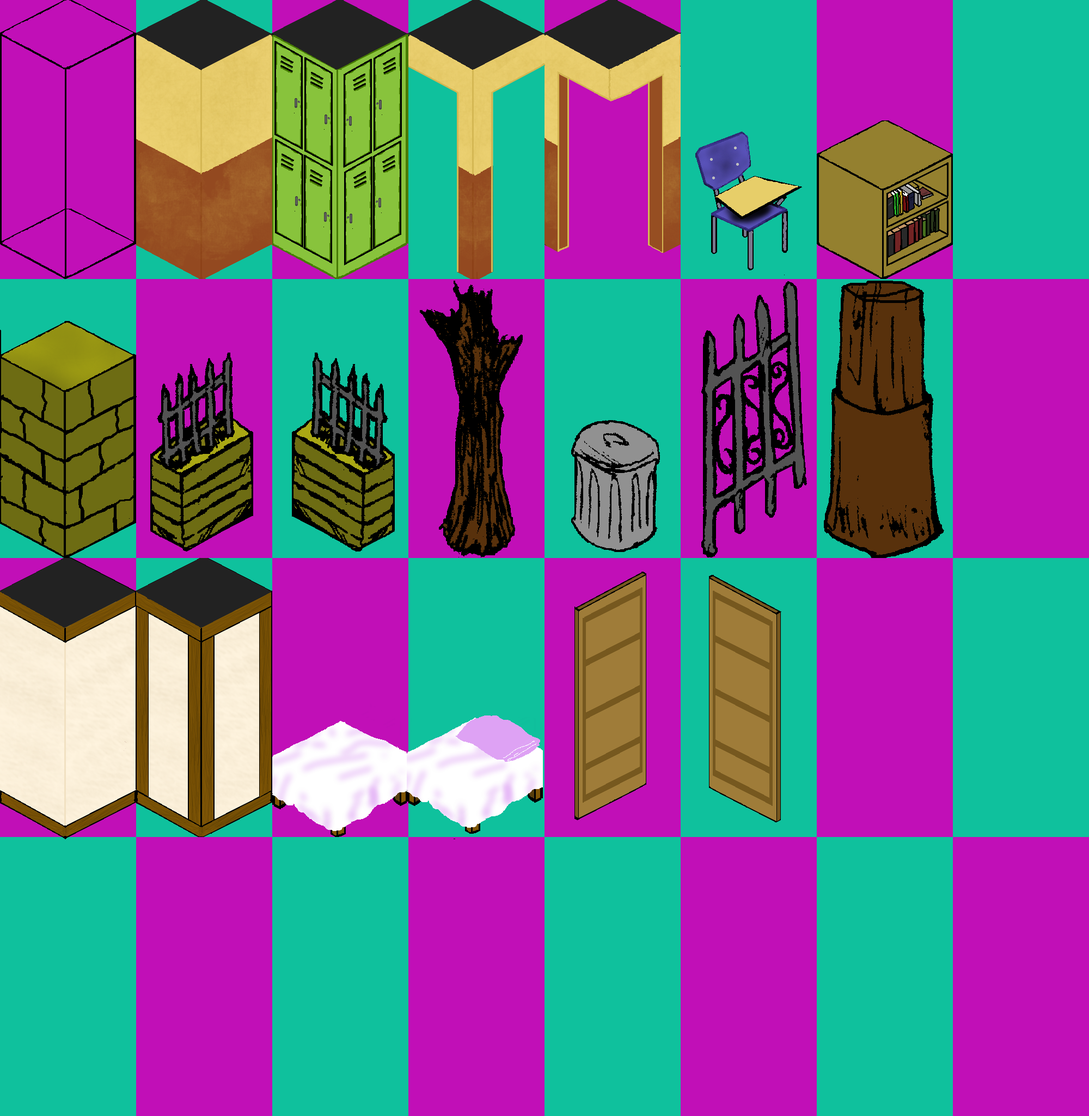
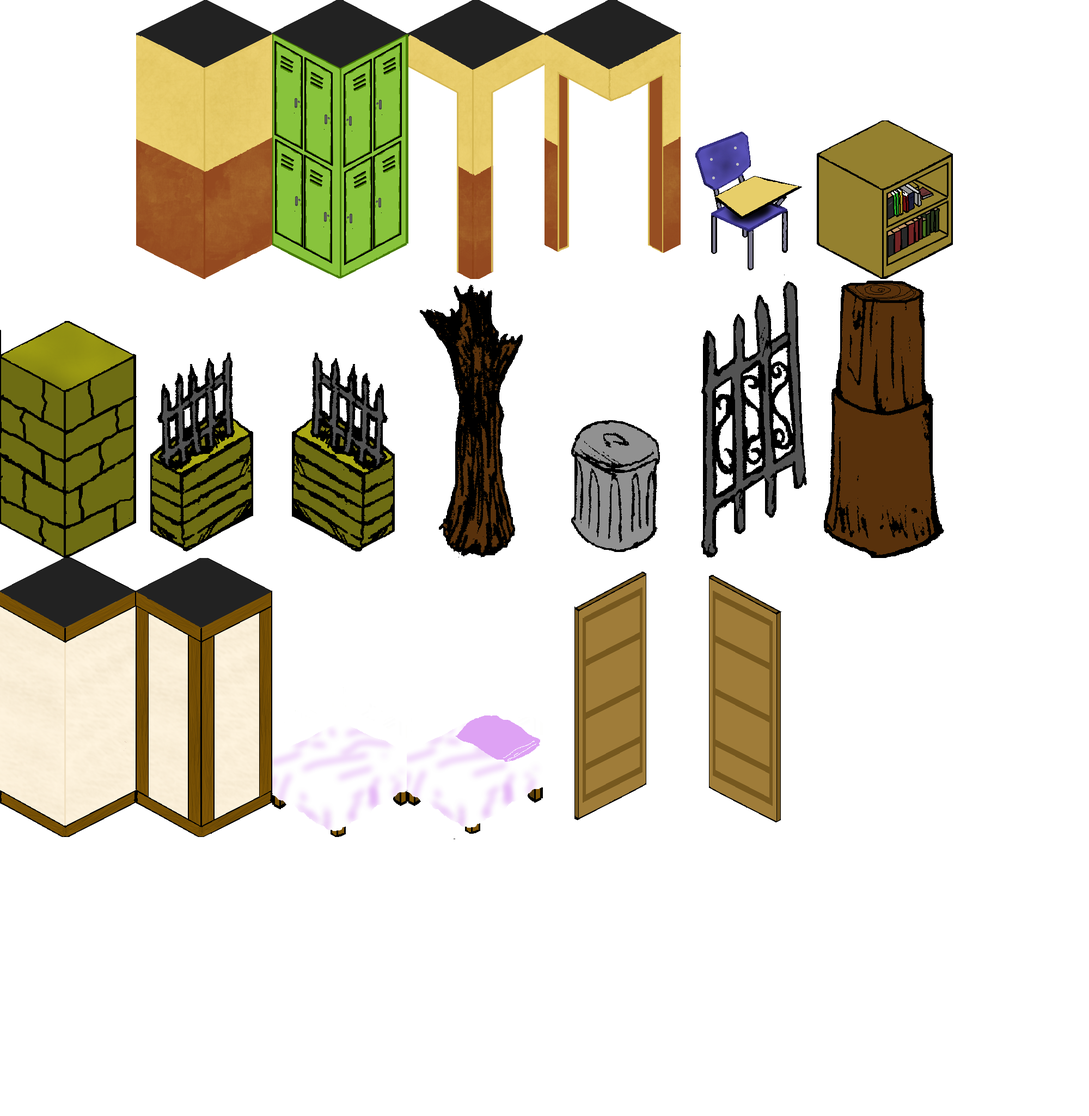
Comparing the layer stacks of the two 1089x1116 images. Changes:
painted on "walls250x512.png" over (0, 0, 934, 839)
removed layer "Pasted Layer" over (0, 0, 1089, 1116)
